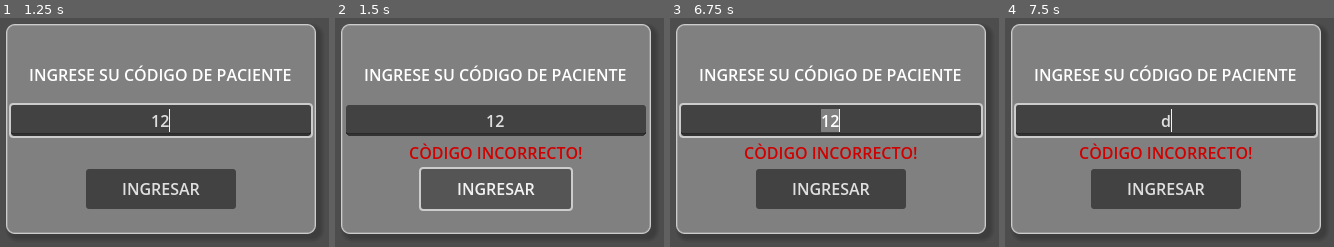
Above: before the commit, frames 1-4 (left to right).
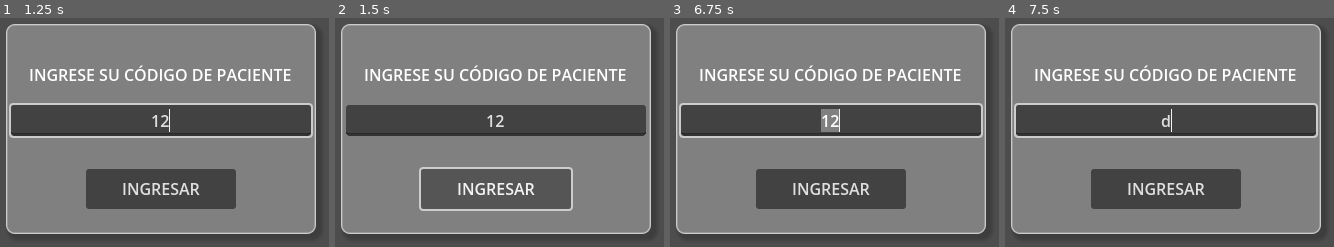
Above: after the commit, the same moments.

Repository: eormeno/teassist
Game: Godot game, scene res://CodeInputDialog.tscn
The game is run twice, just before and just after one commit, with the same random seed, the same clock (stepped at 60 frames per second) and the same inputs. This scene is started directly instead of the project's main scene.
Inputs (mouse positions are in pixels of both pictures, inside the frame that each line leads up to):
- Up to frame 1 (1.25 s): click (161, 121) at 0.52 s; type "12" at 0.6 s
- Up to frame 2 (1.5 s): click "INGRESAR" at 1.25 s
- Up to frame 3 (6.75 s): tap Enter at 2, 3.5, 5 s; move the mouse to (929, 88) at 2.02 s; hold D (right) 2.03-2.78 s; hold Middle mouse button (centrar) 2.03-2.78 s; tap Space at 2.75, 4.25, 5.75 s; move the mouse to (742, 169) at 2.77 s; hold S (down) 2.78-3.53 s; tap Middle mouse button (centrar) at 2.85, 4.35, 5.85 s; move the mouse to (outside the picture) at 3.52 s; hold D (right) 3.53-4.28 s; hold Middle mouse button (centrar) 3.53-4.28 s; move the mouse to (outside the picture) at 4.27 s; hold W (up) 4.28-5.03 s; move the mouse to (outside the picture) at 5.02 s; hold Middle mouse button (centrar) 5.03-5.78 s; hold A (left) 5.03-6.53 s; move the mouse to (outside the picture) at 5.77 s; move the mouse to (854, 127) at 6.52 s; hold S (down) from 6.53 s (still down); hold Middle mouse button (centrar) from 6.53 s (still down)
- Up to frame 4 (7.5 s): move the mouse to (outside the picture) at 7.27 s; release S (down) at 7.28 s; release Middle mouse button (centrar) at 7.28 s; hold D (right) from 7.28 s (still down); tap Middle mouse button (centrar) at 7.35 s

Frame 1 is identical in both runs. In frame 2, 1.3% of the frame differs, in the area x 22-76%, y 54-62%; in frame 3, 1.3%; in frame 4, 1.3%.
Error after the commit: Invalid access to property or key 'status' on a base object of type 'Nil'. (res://code_input_dialog.gd:18)

Commit message:
cambios en consumo de api

Diff:
--- a/clients/android/CodeInputDialog.tscn
+++ b/clients/android/CodeInputDialog.tscn
@@ -73,4 +73,7 @@
 size_flags_horizontal = 4
 text = "INGRESAR"
 
+[node name="HTTPRequest" type="HTTPRequest" parent="."]
+
 [connection signal="pressed" from="Panel/VBoxContainer/Button" to="." method="_on_button_pressed"]
+[connection signal="request_completed" from="HTTPRequest" to="." method="_on_http_request_request_completed"]
--- a/clients/android/MainScene.tscn
+++ b/clients/android/MainScene.tscn
@@ -11,12 +11,27 @@
 grow_vertical = 2
 script = ExtResource("1_aqu8j")
 
-[node name="Label" type="Label" parent="."]
+[node name="Nombres" type="Label" parent="."]
 layout_mode = 0
-offset_left = 546.0
-offset_top = 314.0
-offset_right = 586.0
-offset_bottom = 337.0
+offset_left = 46.0
+offset_top = 30.0
+offset_right = 192.0
+offset_bottom = 53.0
+text = "ESCENA PRINCIPAL"
+
+[node name="Apellidos" type="Label" parent="."]
+layout_mode = 0
+offset_left = 47.0
+offset_top = 64.0
+offset_right = 193.0
+offset_bottom = 87.0
 text = "ESCENA PRINCIPAL"
 
 [node name="HTTPRequest" type="HTTPRequest" parent="."]
+
+[node name="TextureRect" type="TextureRect" parent="."]
+layout_mode = 0
+offset_left = 52.0
+offset_top = 103.0
+offset_right = 92.0
+offset_bottom = 143.0
--- a/clients/android/code_input_dialog.gd
+++ b/clients/android/code_input_dialog.gd
@@ -5,14 +5,20 @@
 
 func _on_button_pressed() -> void:
 	var código = $"%LineEdit".text
-	if código == "123456":
-		save_code(código)
-		get_tree().change_scene_to_file(INDEX_SCENE_PATH)
-	else:
-		$"%ErrorLabel".text = "Còdigo incorrecto!"
+	$HTTPRequest.request("http://127.0.0.1:8000/api/patient-activities/" + código)
 
 # Save the code to local storage
 func save_code(code: String) -> void:
 	var config = ConfigFile.new()
 	config.set_value("code", "value", code)
 	config.save("res://stored_code.cfg")
+
+func _on_http_request_request_completed(_result: int, _response_code: int, _headers: PackedStringArray, body: PackedByteArray) -> void:
+	var json = JSON.parse_string(body.get_string_from_utf8())
+	if json['status'] == 0:
+		$"%ErrorLabel".text = json['message']
+	else:
+		$"%ErrorLabel".text =""
+		var código = $"%LineEdit".text
+		save_code(código)
+		get_tree().change_scene_to_file(INDEX_SCENE_PATH)
--- a/clients/android/main_scene.gd
+++ b/clients/android/main_scene.gd
@@ -2,8 +2,26 @@
 
 func _ready() -> void:
 	$HTTPRequest.request_completed.connect(_on_request_completed)
-	$HTTPRequest.request("https://api.github.com/repos/godotengine/godot/releases/latest")
+	var code = get_stored_code()
+	$HTTPRequest.request("http://127.0.0.1:8000/api/patient-activities/" + code)
 
 func _on_request_completed(_result, _response_code, _headers, body):
 	var json = JSON.parse_string(body.get_string_from_utf8())
-	print(json["name"])
+	var paciente = json['patient']
+	var activities = json['activities']
+	$Nombres.text = paciente['nombres']
+	$Apellidos.text = paciente['apellidos']
+	$TextureRect.texture = base64_to_image(activities[0]['activity_thumbnail'])
+
+func get_stored_code() -> String:
+	# Implement logic to retrieve code from local storage
+	var config = ConfigFile.new()
+	var _err = config.load("res://stored_code.cfg")
+	return config.get_value("code", "value", "")
+
+func base64_to_image(base64_string: String) -> Image:
+	print(base64_string)
+	var img = Image.new()
+	#'image' is the resulted base64 string from the API
+	img.load_jpg_from_buffer((base64_string).to_ascii_buffer())
+	return img
--- a/clients/android/stored_code.cfg
+++ b/clients/android/stored_code.cfg
@@ -1,3 +1,3 @@
 [code]
 
-value="123456"
+value="LVL162"
